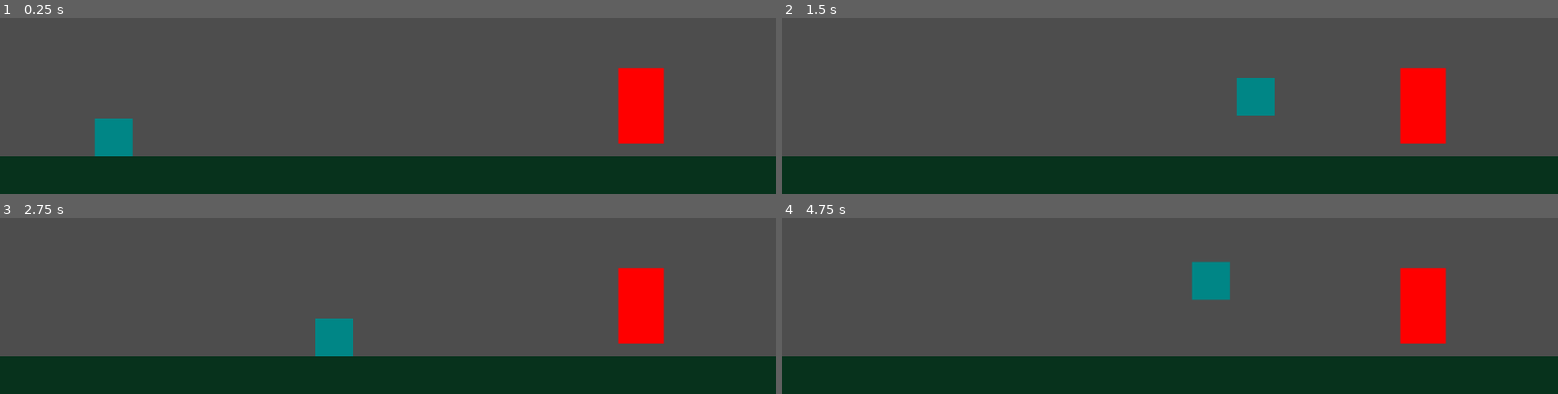
Above: before the commit, frames 1-4 (two rows, left to right).
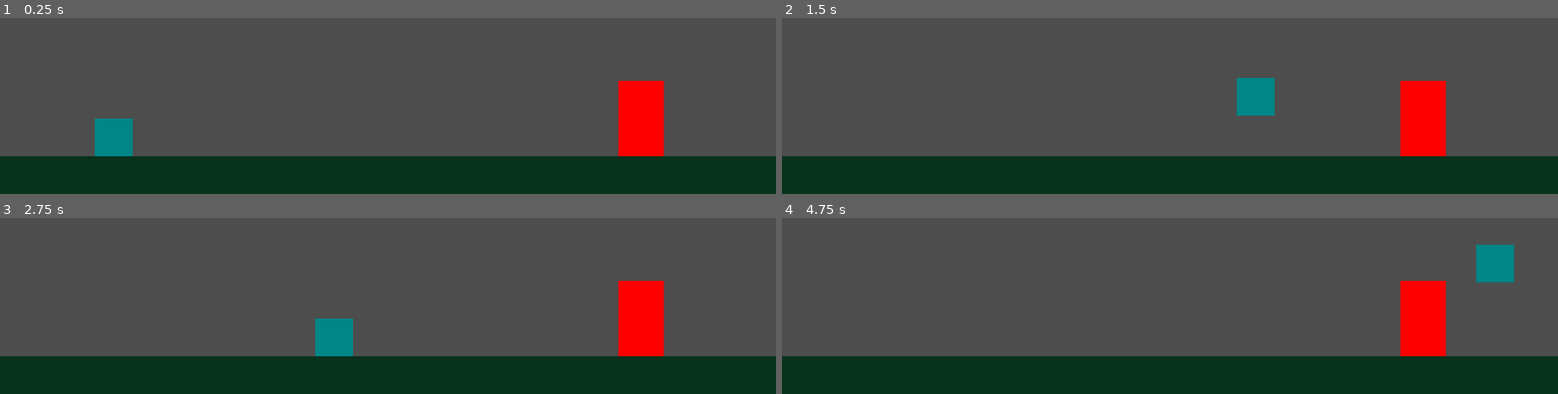
Above: after the commit, the same moments.

Repository: rayar93/asset-flip-game
Game: Godot game, scene res://level.tscn
Two runs of this game, one before a commit and one after it. Both use one fixed random seed, a clock stepped at 60 frames per second and the inputs below.
Inputs:
- Up to frame 1 (0.25 s): no input
- Up to frame 2 (1.5 s): tap Enter (ui_accept) at 0.5, 0.6 s; hold Right (ui_right) from 0.53 s (still down); tap Space (jump) at 0.77, 0.8, 1.07, 1.35 s
- Up to frame 3 (2.75 s): tap Space (jump) at 1.52, 1.82, 2.3 s; tap Enter (ui_accept) at 1.55, 2.1 s; release Right (ui_right) at 2.03 s; hold Left (move_left) from 2.03 s (still down)
- Up to frame 4 (4.75 s): release Left (move_left) at 2.78 s; hold Right (ui_right) 2.78-4.28 s; tap Enter (ui_accept) at 2.85, 4.35 s; tap Space (jump) at 3.02, 3.32, 3.6, 3.77, 4.07, 4.52 s; hold Left (move_left) from 4.28 s (still down)

The runs differ from the first frame. In frame 1, 0.9% of the frame differs, in the area x 79-86%, y 28-79%; in frame 2, 0.9%; in frame 3, 0.9%; in frame 4, 3.1%, in the area x 52-95%, y 14-79%.

Commit message:
Enemy changes

Diff:
--- /dev/null
+++ b/enemy.gd
@@ -0,0 +1,34 @@
+extends CharacterBody2D
+
+@export var gravity = 1000
+
+func _physics_process(delta):
+	if not is_on_floor():
+		velocity.y += gravity * delta
+
+	move_and_slide()
+
+"""
+const SPEED = 300.0
+const JUMP_VELOCITY = -400.0
+
+
+func _physics_process(delta: float) -> void:
+	# Add the gravity.
+	if not is_on_floor():
+		velocity += get_gravity() * delta
+
+	# Handle jump.
+	if Input.is_action_just_pressed("ui_accept") and is_on_floor():
+		velocity.y = JUMP_VELOCITY
+
+	# Get the input direction and handle the movement/deceleration.
+	# As good practice, you should replace UI actions with custom gameplay actions.
+	var direction := Input.get_axis("ui_left", "ui_right")
+	if direction:
+		velocity.x = direction * SPEED
+	else:
+		velocity.x = move_toward(velocity.x, 0, SPEED)
+
+	move_and_slide()
+"""
--- a/enemy.tscn
+++ b/enemy.tscn
@@ -1,9 +1,12 @@
 [gd_scene format=3 uid="uid://daab20ylnjhit"]
+
+[ext_resource type="Script" uid="uid://dudrsnmtcljs8" path="res://enemy.gd" id="1_7k104"]
 
 [sub_resource type="RectangleShape2D" id="RectangleShape2D_7xaro"]
 size = Vector2(60, 100)
 
-[node name="CharacterBody2D" type="CharacterBody2D" unique_id=920785443]
+[node name="Enemy" type="CharacterBody2D" unique_id=920785443]
+script = ExtResource("1_7k104")
 
 [node name="CollisionShape2D" type="CollisionShape2D" parent="." unique_id=1616066894]
 shape = SubResource("RectangleShape2D_7xaro")
Not shown, added: enemy.gd.uid
